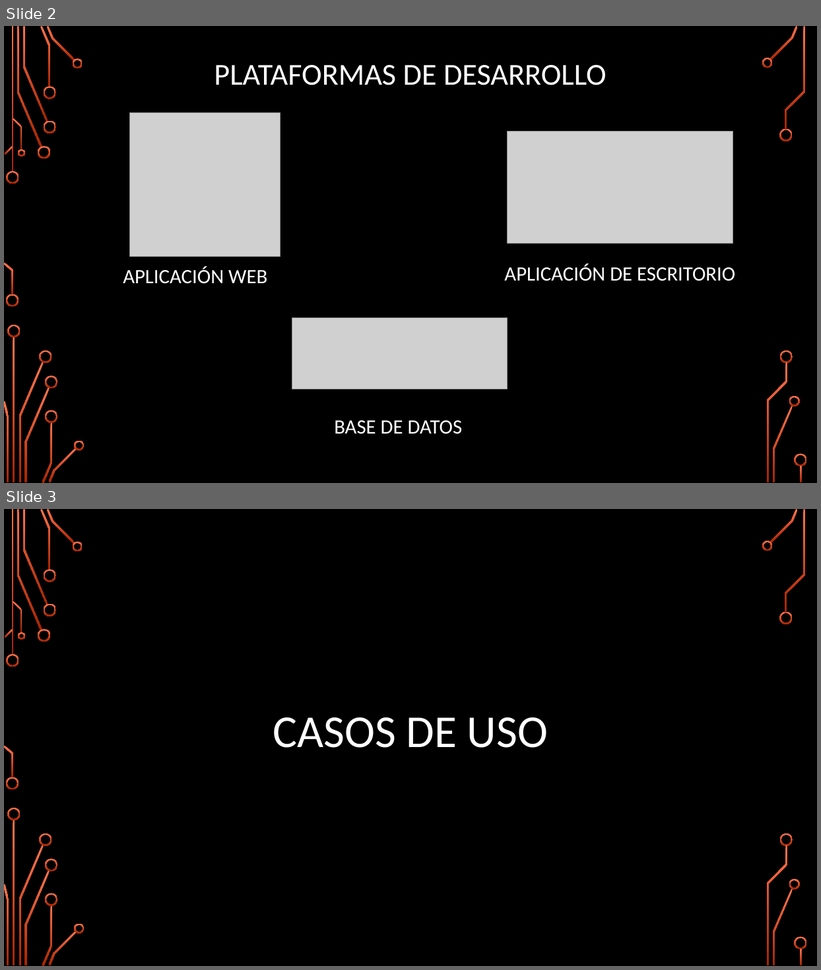
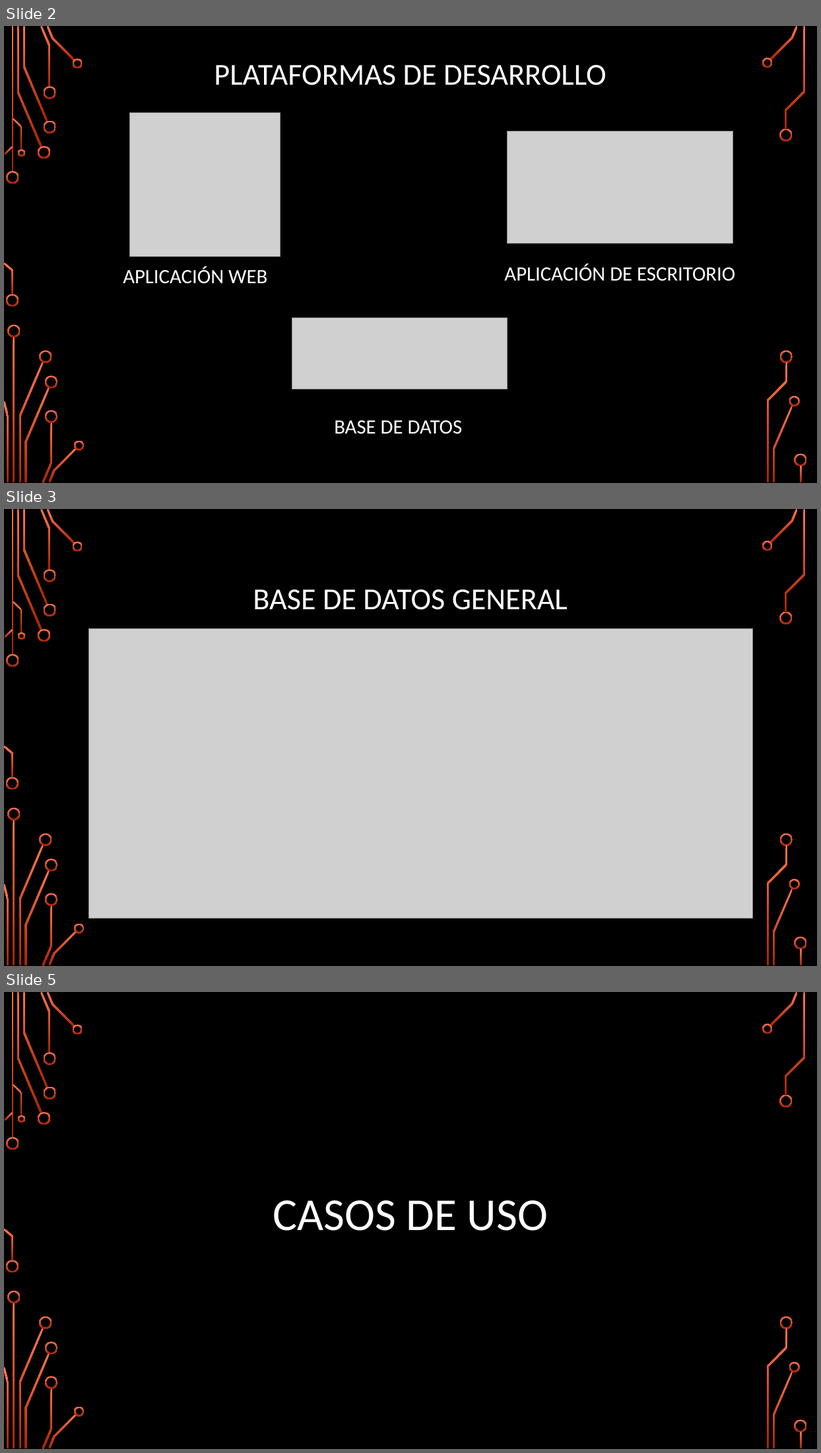
Before and after one commit to stpbrain/Portafolio2018, a slide deck: Documentacion/Power Point Para 1 Presentacion/Sistema de Gestión hostal doña clarita 14 ppt.pptx. Shown one above the other, each under a label of ours: slides 2 and 3 before the commit, slides 2, 3 and 5 after it; the slides between them are not shown. The pictures are 821x970 and 821x1453 pixels, drawn with LibreOffice and Linux fonts; fonts in the diff are those of the drawing; grey boxes stand for pictures; background and template pictures are left out. Boxes give left, top, right and bottom in pixels: in the first picture for what was removed or moved away, otherwise in the second. Text is boxed around its words. In the diff, an @@ line names an element or a change of style, - is before the commit and + after.

```diff
--- a/Documentacion/Power Point Para 1 Presentacion/Sistema de Gestión hostal doña clarita 14 ppt.pptx
+++ b/Documentacion/Power Point Para 1 Presentacion/Sistema de Gestión hostal doña clarita 14 ppt.pptx
@@ slide 3 added at <box>4,509,817,966</box>, background picture (left out); not listed: 36 template elements that a slide beside it also shows @@
@@ title added at <box>253,590,568,610</box>, 36 pt, text #FFFFFF @@
+BASE DE DATOS GENERAL
@@ picture added at <box>88,629,753,919</box> @@
@@ what was slide 3 is now slide 5 @@
```
Also in this commit, not shown: 1 other slide added, 1 other file.
